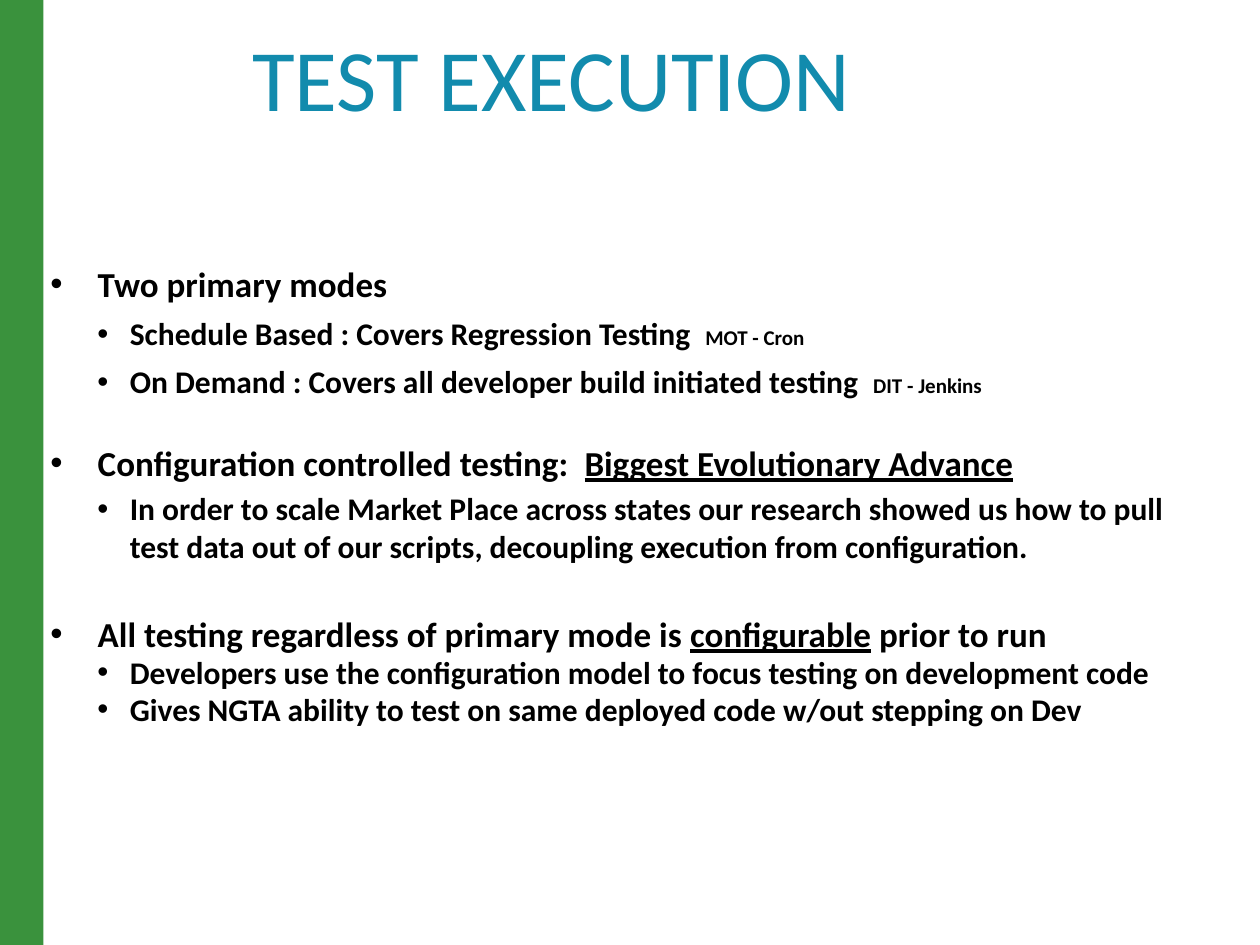
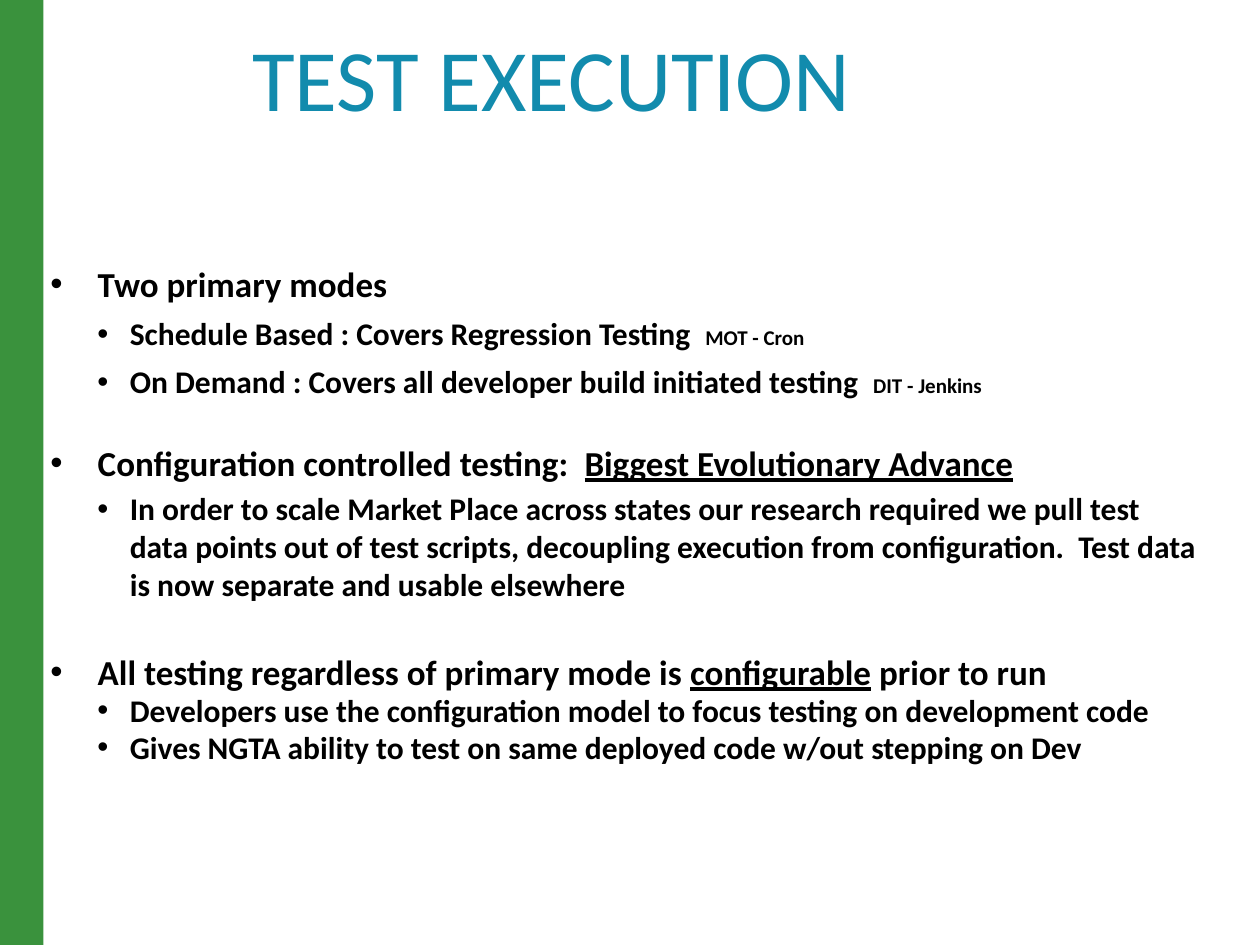
Before and after one commit to raghav9329/mainProf, a slide deck: slide 7 of CurrentWork_Delta/CX_StrategyPowerPoint.pptx. Drawn at 1260x945 pixels with LibreOffice and Linux fonts; fonts in the diff are those of the drawing. Boxes give left, top, right and bottom in pixels: in the first picture for what was removed or moved away, otherwise in the second. Text is boxed around its words. In the diff, an @@ line names an element or a change of style, - is before the commit and + after.

Commit message:
4/12/18 continued work on slided and calculations of test cases

```diff
--- a/CurrentWork_Delta/CX_StrategyPowerPoint.pptx
+++ b/CurrentWork_Delta/CX_StrategyPowerPoint.pptx
@@ text at <box>130,498,1195,601</box>: text changed @@
-  • In order to scale Market Place across states our research showed us how to pull test data out of our scripts, decoupling execution from configuration.
+  • In order to scale Market Place across states our research required we pull test data points out of test scripts, decoupling execution from configuration. Test data is now separate and usable elsewhere
```
Also in this commit, not shown: 3 other slides changed, 1 other file.
